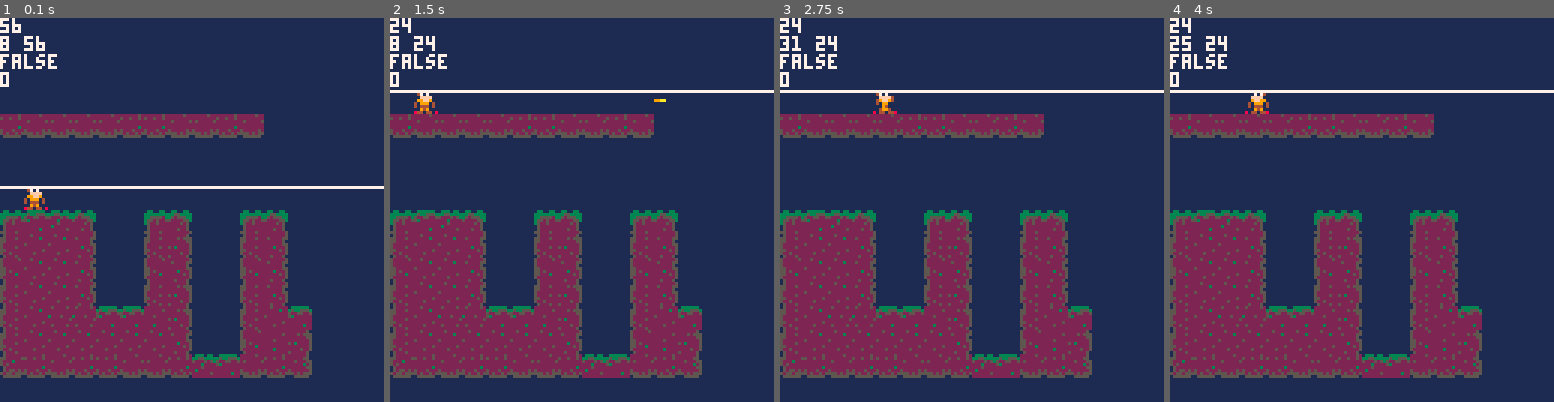
Above: before the commit, frames 1-4 (left to right).
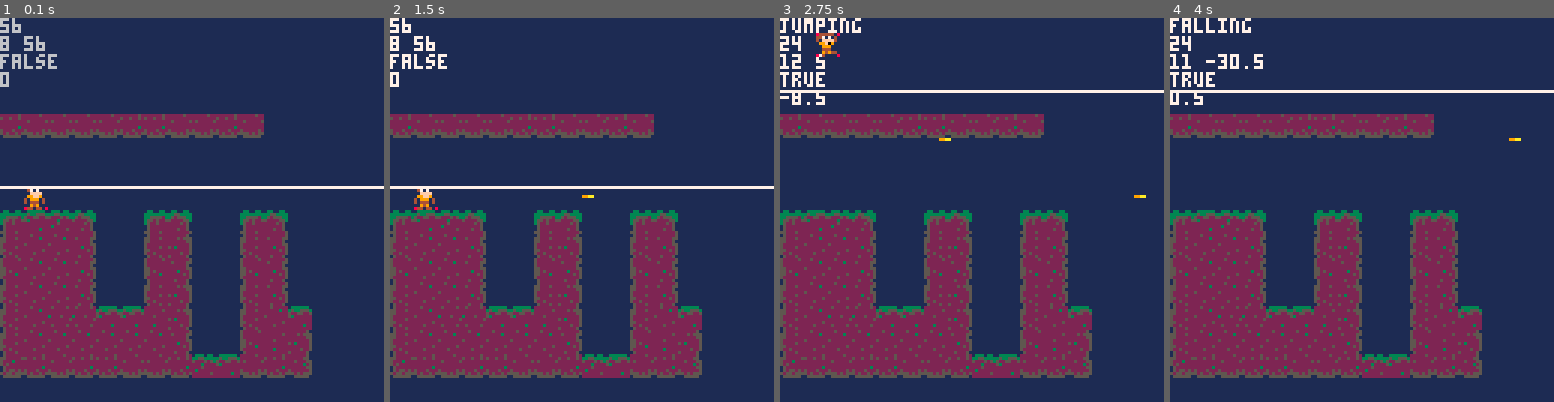
Above: after the commit, the same moments.

Repository: RicoP/picowiese
Game: PICO-8 cartridge mmm.p8
The game is run twice, just before and just after one commit, with the same random seed, the same clock (stepped at 60 frames per second) and the same inputs.
Inputs:
- Up to frame 1 (0.1 s): no input
- Up to frame 2 (1.5 s): tap X (X key) at 0.33, 1.07 s; tap O (Z key) at 0.7 s
- Up to frame 3 (2.75 s): hold Right 1.6-2.1 s; tap O (Z key) at 1.7, 2.1, 2.5 s; tap X (X key) at 1.85 s; hold Up 2.15-2.42 s; hold Right from 2.47 s (still down)
- Up to frame 4 (4 s): tap O (Z key) at 2.9, 3.3, 3.7 s; tap X (X key) at 2.97 s; release Right at 3.03 s; hold Left 3.08-3.58 s; hold Down 3.63-3.97 s

The runs differ from the first frame. In frame 1, 0.7% of the frame differs, in the area x 0-15%, y 0-18%; in frame 2, 2.1%, in the area x 0-100%, y 0-50%; in frame 3, 1.5%; in frame 4, 1.4%.

Commit message:
Mon Jun 17 22:11:16 CEST 2019

Diff:
--- a/mmm.p8
+++ b/mmm.p8
@@ -61,6 +61,8 @@
 end
 
 function _update()
+ if (g_frame % 4) != 0 then return end
+
  cls(1)
  btn_update()
  p.state = p_state_stand
@@ -144,10 +146,13 @@
 
  print("jumping")
 
- p.y += p.jumpvel
-
- if p.y < p.groundlevel then
+ local y = p.y
+
+ y += p.jumpvel
+
+ if y < p.groundlevel then
   p.jumpvel += 0.5
+  p.y = y
  else
   p.jumpvel = 0
   p.y = p.groundlevel
